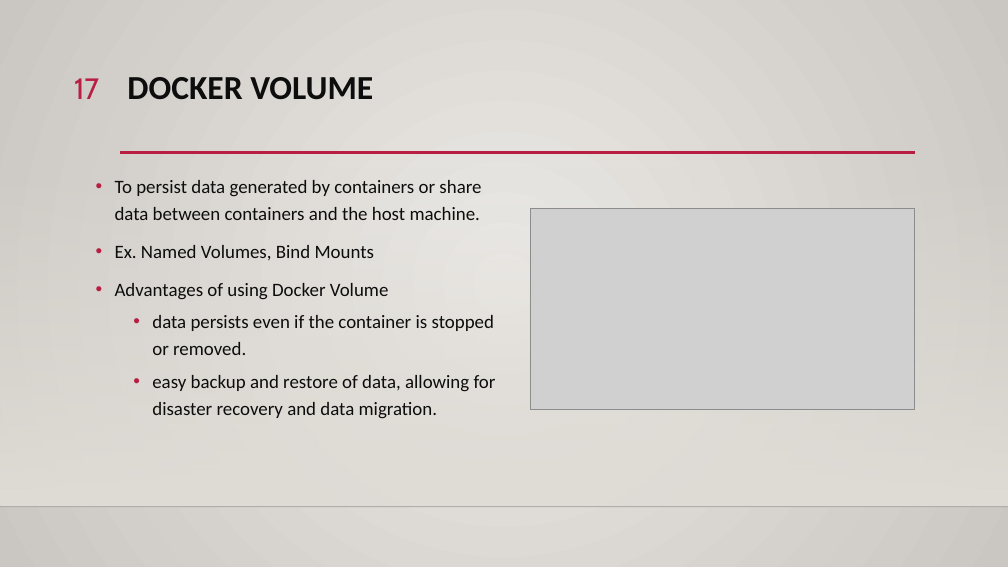
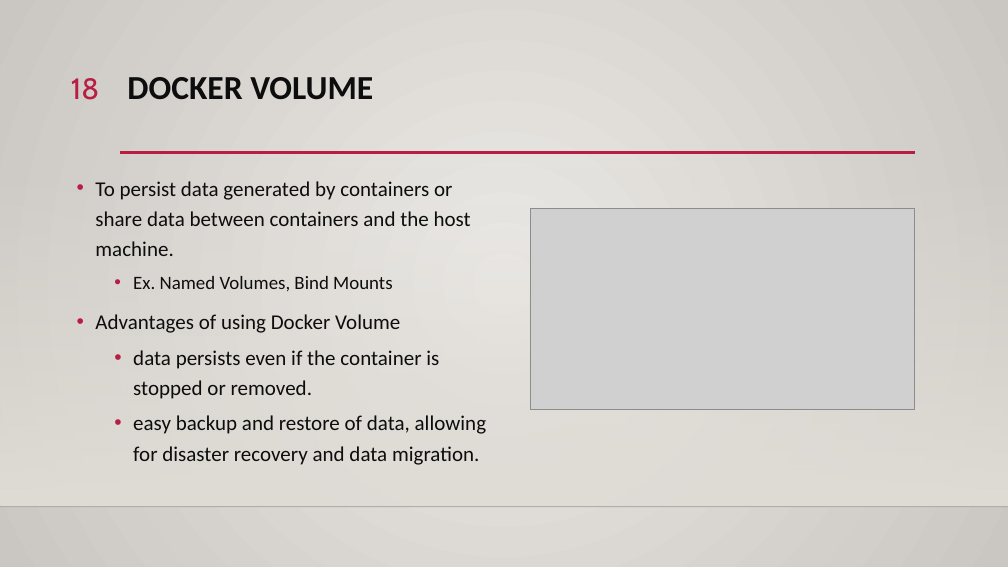
Before and after one commit to ddum-sutd/docker_workshop, a slide deck: slide 18 of Docker_workshop.pptx (slide 17 before the commit). Drawn at 1008x567 pixels with LibreOffice and Linux fonts; fonts in the diff are those of the drawing; grey boxes stand for pictures; background and template pictures are left out. Boxes give left, top, right and bottom in pixels: in the first picture for what was removed or moved away, otherwise in the second. Text is boxed around its words. In the diff, an @@ line names an element or a change of style, - is before the commit and + after.

Commit message:
updated slides moved python running slide

```diff
--- a/Docker_workshop.pptx
+++ b/Docker_workshop.pptx
@@ page number at <box>71,78,99,100</box>: text changed @@
-17
+18
@@ text "To persist data generated by ...": place and size @@
-text "To persist data generated by ..." at <box>115,180,496,419</box>
+text "To persist data generated by ..." at <box>95,181,486,465</box>
@@ text "To persist data generated by ..." at <box>95,181,486,465</box>: size 18 to 20 pt in "To persist data generated by containers or ...", "Advantages of using Docker Volume", "data persists even if the container is ...", "easy backup and restore of data, allowing ..."; list level 1 to 2 in "Ex. Named Volumes, Bind Mounts" @@
```
Also in this commit, not shown: 11 other slides changed, 1 slide added.
